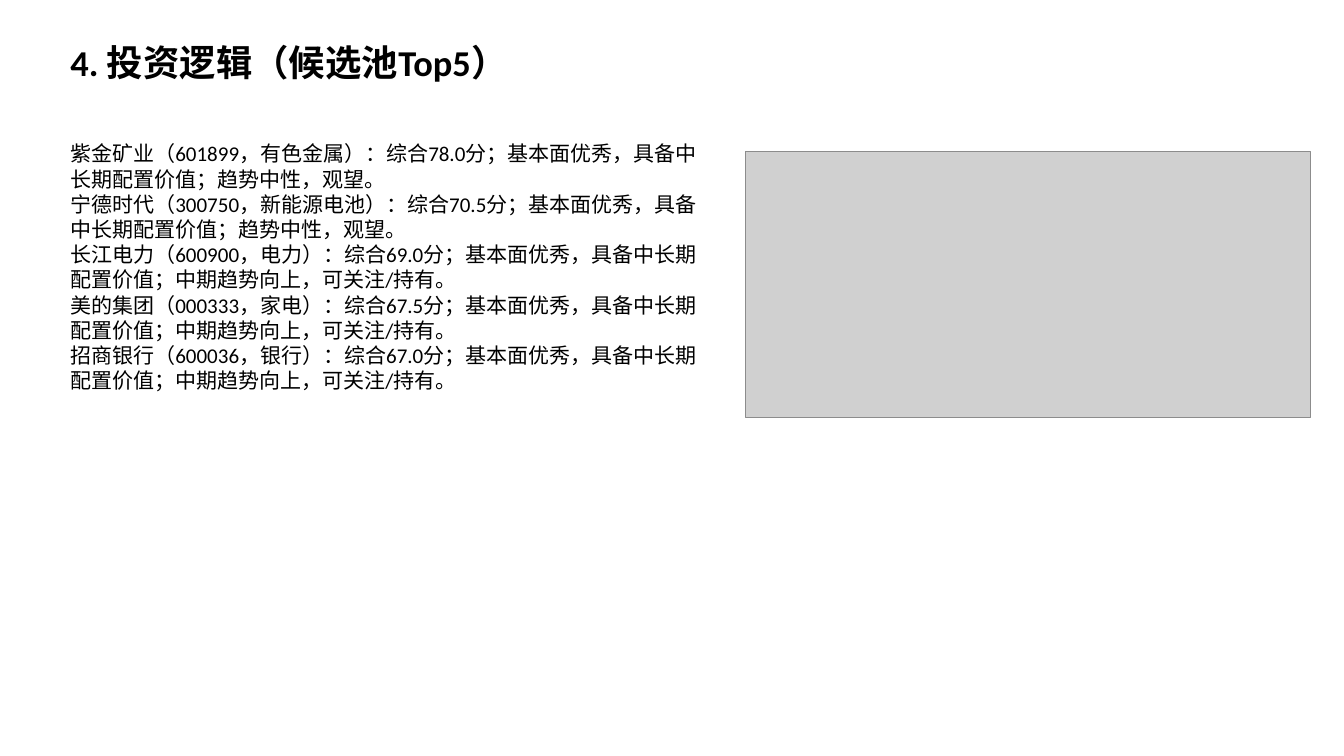
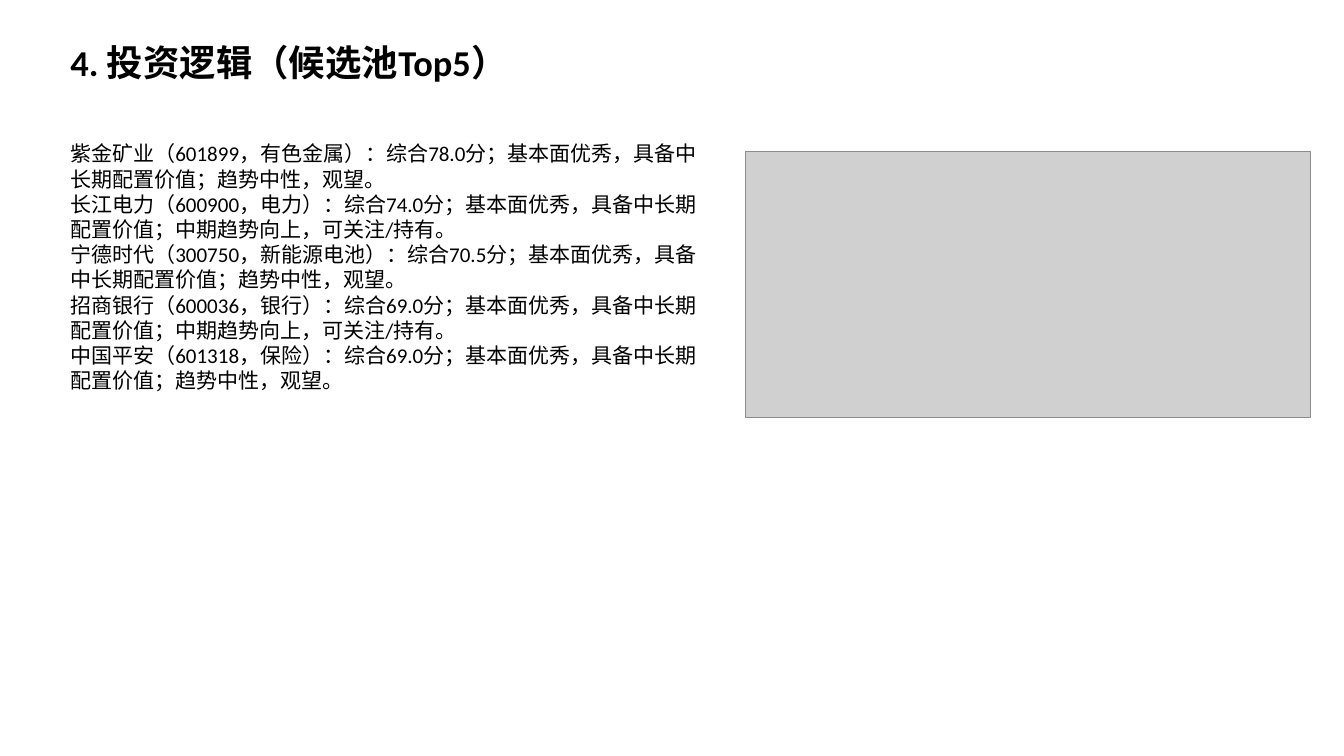
Before and after one commit to Albertdev12/pbl-workflow, a slide deck: slide 5 of outputs/12_中期路演.pptx. Drawn at 1344x756 pixels with LibreOffice and Linux fonts; fonts in the diff are those of the drawing; grey boxes stand for pictures. Boxes give left, top, right and bottom in pixels: in the first picture for what was removed or moved away, otherwise in the second. Text is boxed around its words. In the diff, an @@ line names an element or a change of style, - is before the commit and + after.

```diff
--- a/outputs/12_中期路演.pptx
+++ b/outputs/12_中期路演.pptx
@@ text at (x1=70, y1=194, x2=696, y2=240): paragraph added @@
+长江电力（600900，电力）：综合74.0分；基本面优秀，具备中长期配置价值；中期趋势向上，可关注/持有。
@@ text at (x1=70, y1=295, x2=696, y2=391): text changed @@
-长江电力（600900，电力）：综合69.0分；基本面优秀，具备中长期配置价值；中期趋势向上，可关注/持有。
-美的集团（000333，家电）：综合67.5分；基本面优秀，具备中长期配置价值；中期趋势向上，可关注/持有。
-招商银行（600036，银行）：综合67.0分；基本面优秀，具备中长期配置价值；中期趋势向上，可关注/持有。
+招商银行（600036，银行）：综合69.0分；基本面优秀，具备中长期配置价值；中期趋势向上，可关注/持有。
+中国平安（601318，保险）：综合69.0分；基本面优秀，具备中长期配置价值；趋势中性，观望。
```
Also in this commit, not shown: 3 other slides changed, 54 other files.
